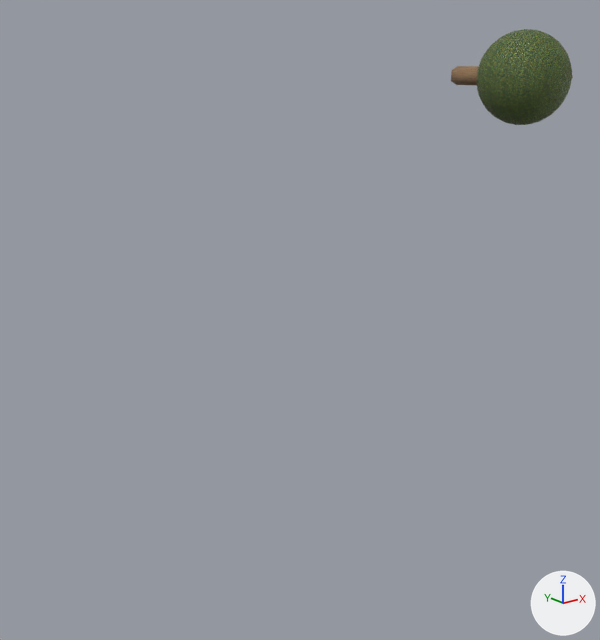
A saved change to the FBX model Y4FinalProject/Assets/Assets/Tree/TreeClean.fbx.
The view is the same before and after, from a camera (50 mm lens) standing at (-24.8, -64.0, 47.8) and looking at (23.4, -3.7, 23.7). The lights are fixed; the arrows at lower right show +X, +Y and +Z. Where no turn or scale is listed for an object, it has been applied to the vertices. Vertices at the same position are counted once.
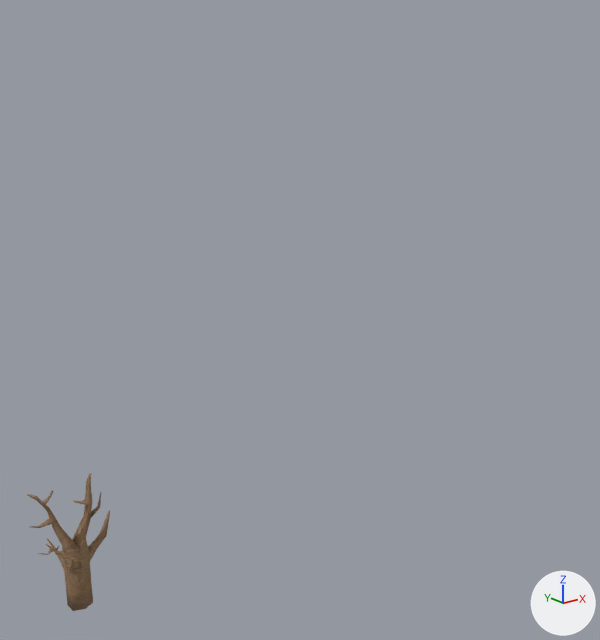
The edits, one by one:
me_mesh_023 is used by ob_cube_005; location (49.4, -0.4, 46.1); rotation (1.571, 0.0, 0.0), in degrees (90, 0, 0).
me_mesh_023 had 324 vertices, 322 faces and spanned x -3.58..3.6, y -3.04..2.18, z -1.15..11.47.
me_mesh_023 now has 324 vertices, 644 faces and spans x -2.77..2.94, y -0.02..12.61, z -3.65..4.12.
me_mesh_023 part 1: 324 vertices removed from x -3.58..3.6, y -3.04..2.18, z -1.15..11.47; 324 vertices added at x -2.77..2.94, y -0.02..12.61, z -3.65..4.12.
me_mesh_023 part 2: the surface is now shaded flat.
Object 'Cube.005' (ob_cube_005) moves from (49.4, -0.4, 46.1) to (0.0, 0.0, 0.0).
Object 'Cube.005' (ob_cube_005) turns from (90, 0, 0) to (90, 0, 90) degrees about x, y and z.
Object 'Object.001' (ob_object_001) is deleted.

Where the change shows, as pixel boxes (x1, y1, x2, y2) in the pictures (600 x 640 px; the box of a moved part takes in the faces that stretch with it):
'Object.001', deleted: before (477, 29, 572, 125)
'Cube.005', reshaped, moved, turned: before (451, 66, 573, 85); after (27, 474, 110, 611)
part 1 of me_mesh_023, moved or reshaped: before (451, 66, 573, 85); after (27, 474, 110, 611)
